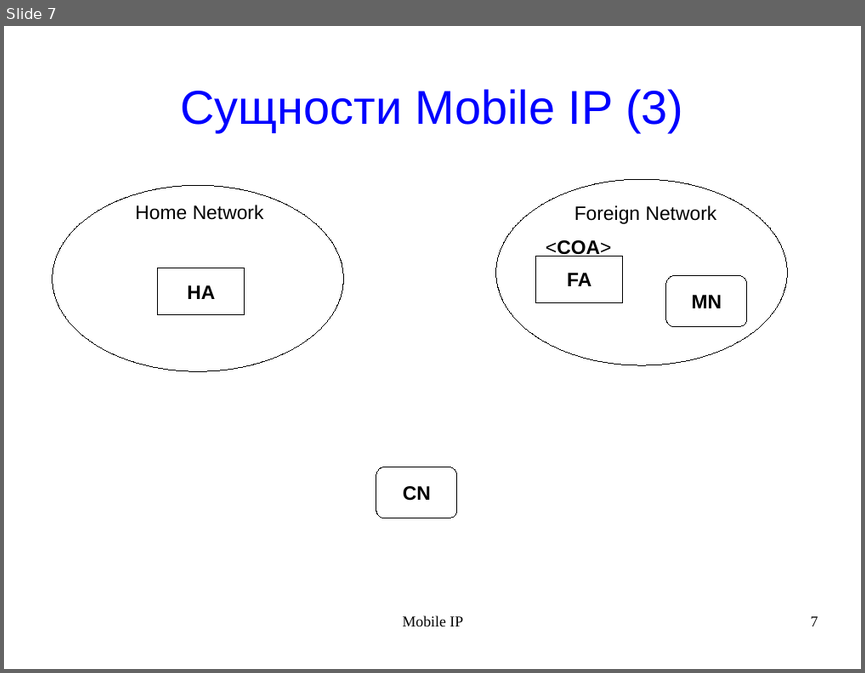
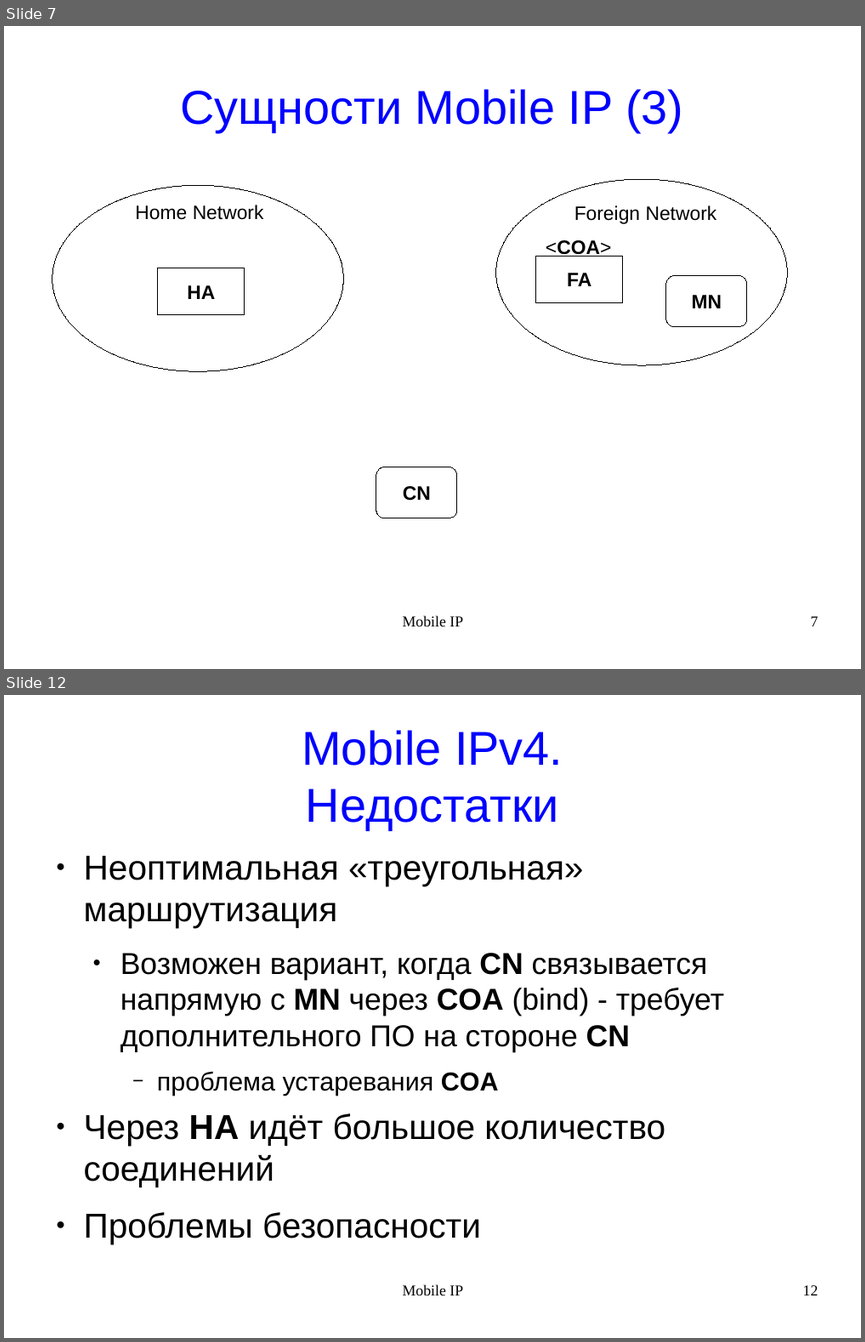
Before and after one commit to rutsky/semester10, a slide deck: Computer_networks/MobileIP/MobileIP.odp. Shown one above the other, each under a label of ours: slide 7 before the commit, slides 7 and 12 after it; the slides between them are not shown. The pictures are 865x673 and 865x1342 pixels, drawn with LibreOffice and Linux fonts; fonts in the diff are those of the drawing. Boxes give left, top, right and bottom in pixels: in the first picture for what was removed or moved away, otherwise in the second. Text is boxed around its words. In the diff, an @@ line names an element or a change of style, - is before the commit and + after.

Commit message:
MobileIP: Presentation ready

```diff
--- a/Computer_networks/MobileIP/MobileIP.odp
+++ b/Computer_networks/MobileIP/MobileIP.odp
@@ slide 12 added at (x1=4, y1=695, x2=861, y2=1338), background #FFFFFF @@
@@ title added at (x1=302, y1=730, x2=562, y2=830), 44 pt, text #0000FF @@
+Mobile IPv4.
+Недостатки
@@ text added at (x1=84, y1=856, x2=724, y2=1244), 32 pt, text #000000 @@
+● Неоптимальная «треугольная» маршрутизация
+  ● Возможен вариант, когда CN связывается напрямую с MN через COA (bind) - требует дополнительного ПО на стороне CN
+    − проблема устаревания COA
+● Через HA идёт большое количество соединений
+● Проблемы безопасности
@@ text added at (x1=403, y1=1284, x2=463, y2=1295), 14 pt, text #000000 @@
+Mobile IP
@@ page number added at (x1=803, y1=1285, x2=818, y2=1295), 14 pt, text #000000 @@
+12
```
Also in this commit, not shown: 4 slides changed, 2 other slides added.
